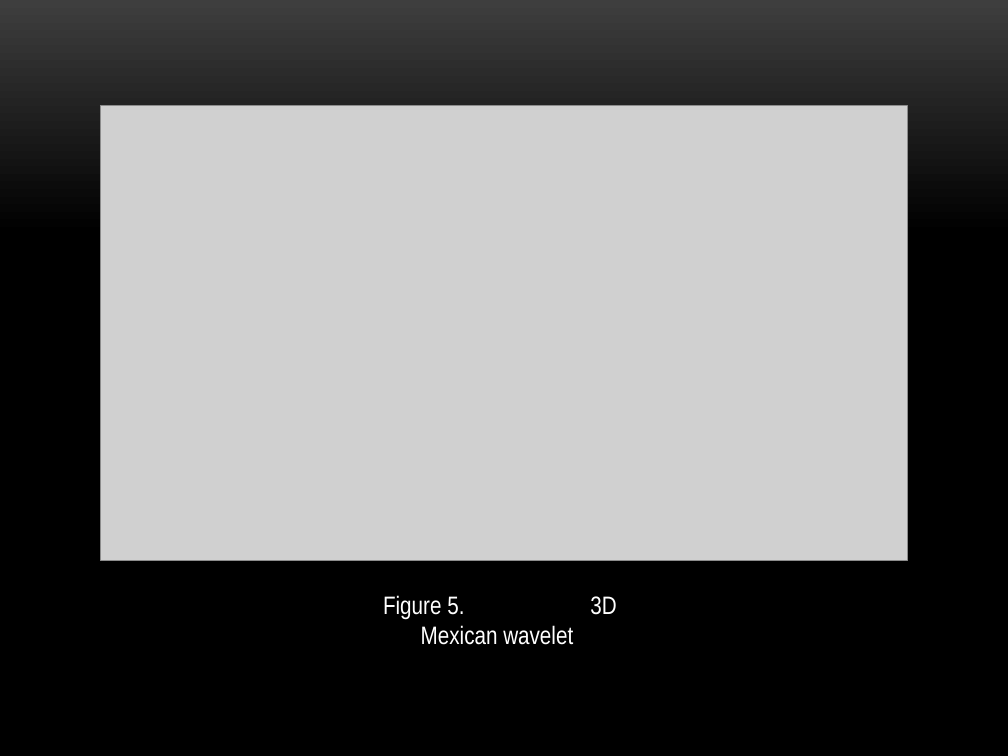
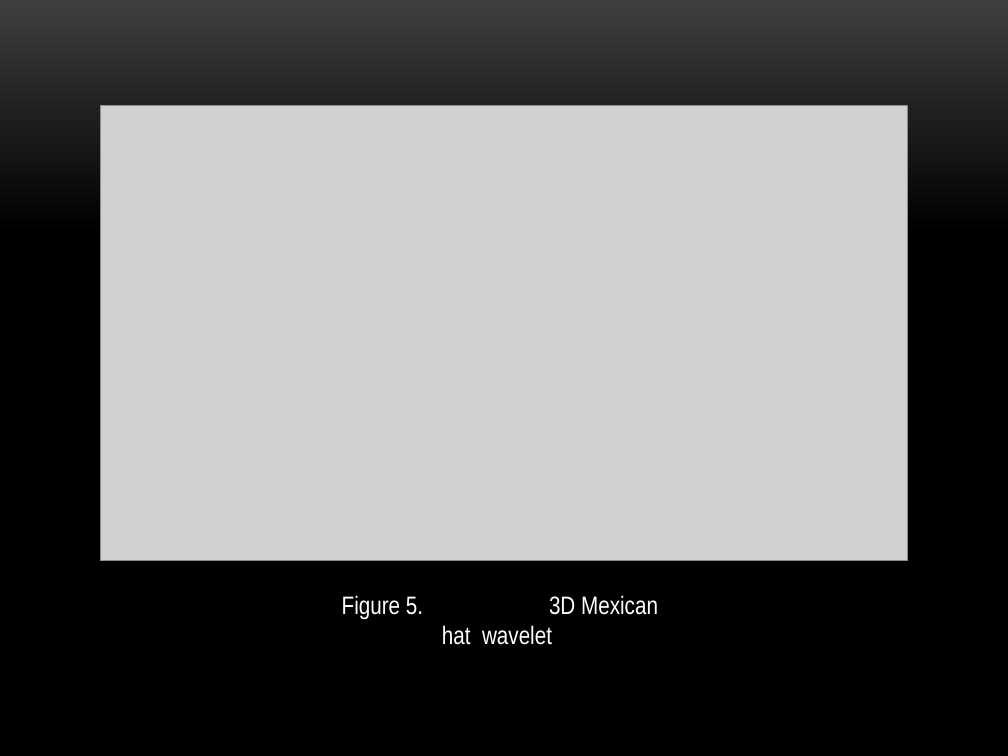
Before and after one commit to xakerspes/korzinka, a slide deck: slide 14 of Use of the wavelet transform on hydro-meteorological data.pptx. Drawn at 1008x756 pixels with LibreOffice and Linux fonts; fonts in the diff are those of the drawing; grey boxes stand for pictures; background and template pictures are left out. Boxes give left, top, right and bottom in pixels: in the first picture for what was removed or moved away, otherwise in the second. Text is boxed around its words. In the diff, an @@ line names an element or a change of style, - is before the commit and + after.

```diff
--- a/Use of the wavelet transform on hydro-meteorological data.pptx
+++ b/Use of the wavelet transform on hydro-meteorological data.pptx
@@ text at bbox=[342, 595, 658, 645]: text changed @@
-Figure 5. 3D Mexican wavelet
+Figure 5. 3D Mexican hat wavelet
```
Also in this commit, not shown: 1 other slide changed.
